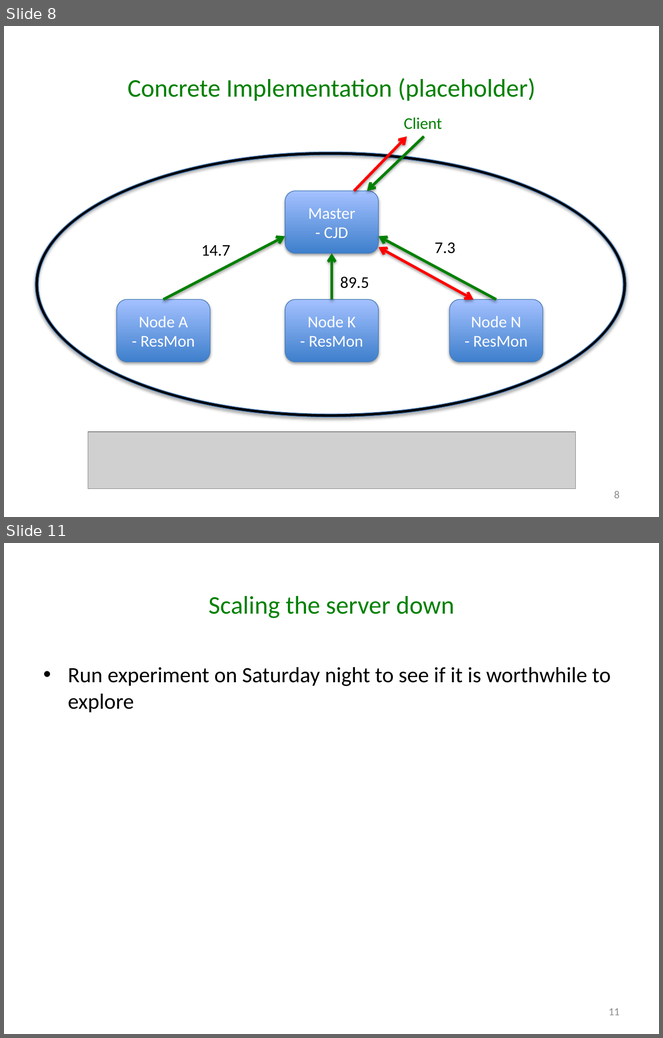
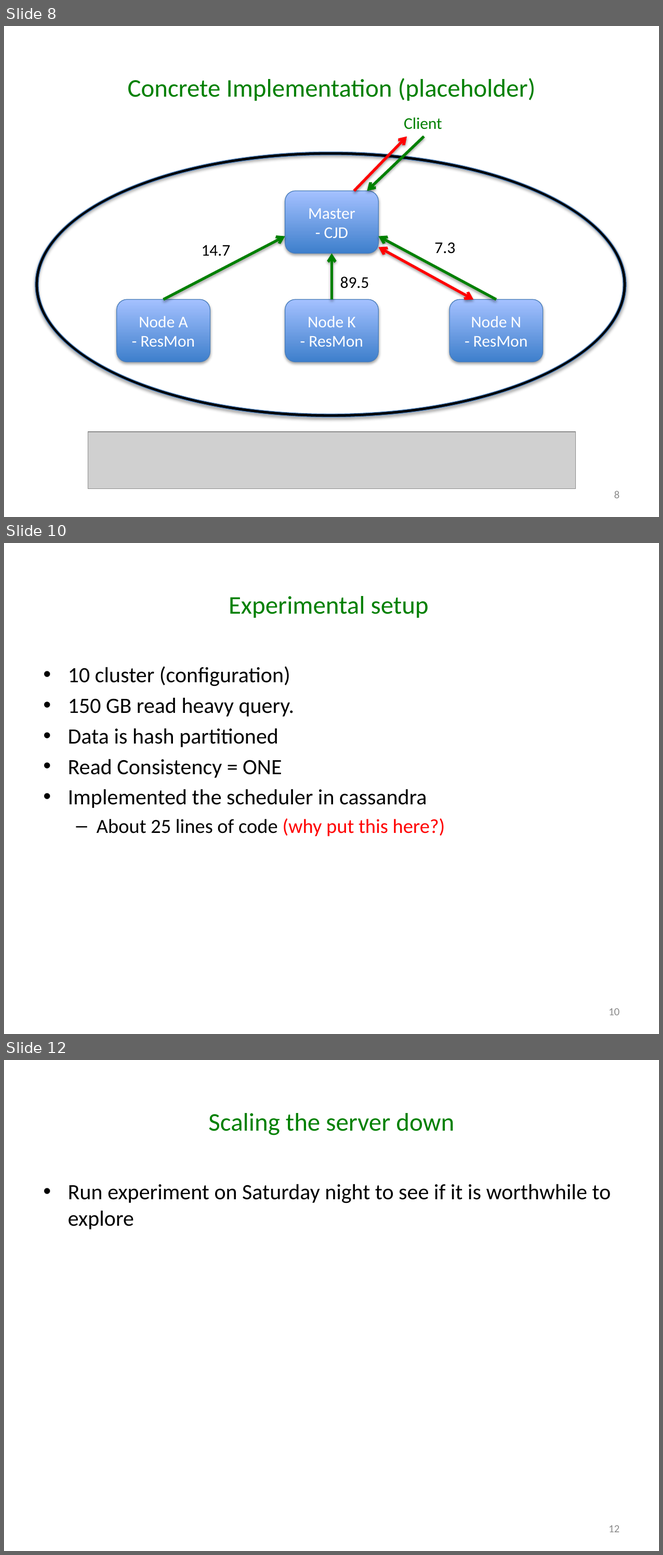
Before and after one commit to godares79/CS848-Project, a slide deck: PresentationSlides/Presentation.pptx. Shown one above the other, each under a label of ours: slides 8 and 11 before the commit, slides 8, 10 and 12 after it; the slides between them are not shown. The pictures are 663x1038 and 663x1555 pixels, drawn with LibreOffice and Linux fonts; fonts in the diff are those of the drawing; grey boxes stand for pictures. Boxes give left, top, right and bottom in pixels: in the first picture for what was removed or moved away, otherwise in the second. Text is boxed around its words. In the diff, an @@ line names an element or a change of style, - is before the commit and + after.

```diff
--- a/PresentationSlides/Presentation.pptx
+++ b/PresentationSlides/Presentation.pptx
@@ slide 10 added at (x1=4, y1=543, x2=659, y2=1034), background #FFFFFF @@
@@ title added at (x1=229, y1=596, x2=429, y2=618), 28 pt, text #008000 @@
+Experimental setup
@@ text added at (x1=68, y1=666, x2=445, y2=837), 24 pt, text #000000 @@
+• 10 cluster (configuration)
+• 150 GB read heavy query.
+• Data is hash partitioned
+• Read Consistency = ONE
+• Implemented the scheduler in cassandra
+  – About 25 lines of code (why put this here?)
@@ page number added at (x1=609, y1=1008, x2=620, y2=1016), 12 pt, text #8C8C8C @@
+10
@@ what was slide 11 is now slide 12 @@
@@ page number at (x1=609, y1=1525, x2=620, y2=1533): text changed @@
-11
+12
```
Also in this commit, not shown: 7 slides changed, 1 other slide added.
